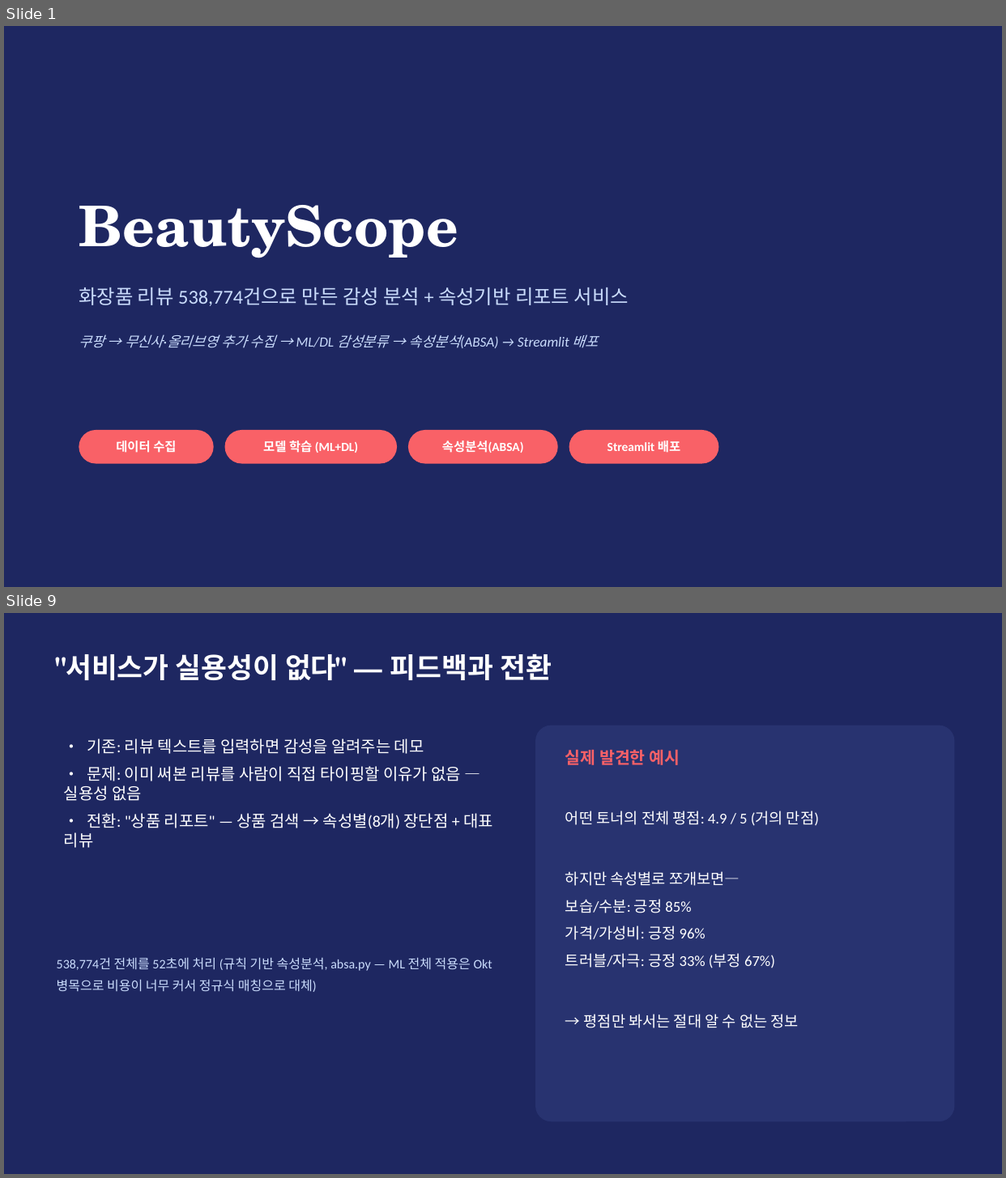
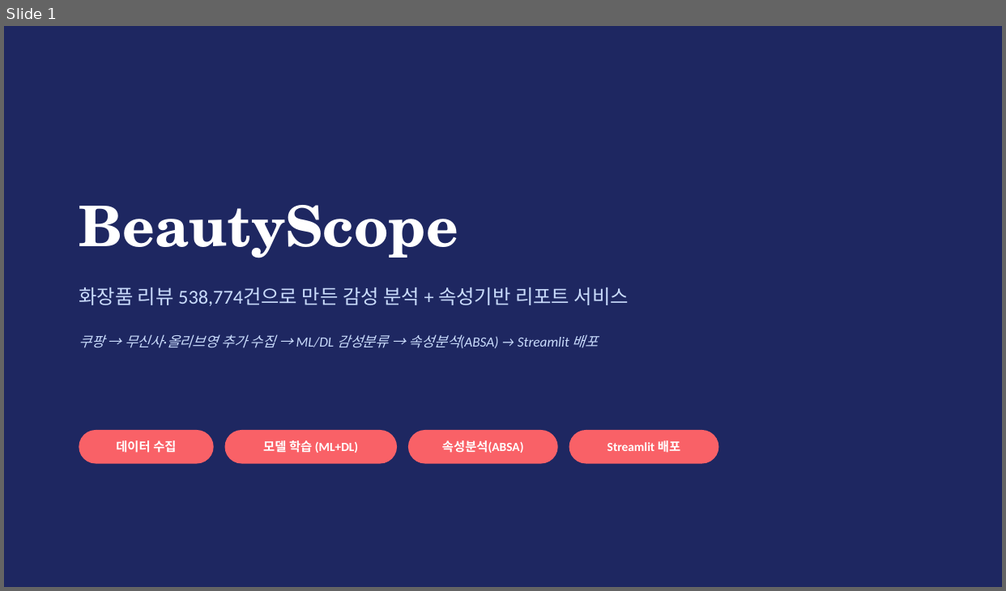
Before and after one commit to dong29482757-beep/shopping-review-crawler, a slide deck: BeautyScope_발표.pptx. Shown one above the other, each under a label of ours: slides 1 and 9 before the commit, slide 1 after it; the slides between them are not shown. The pictures are 1006x1178 and 1006x591 pixels, drawn with LibreOffice and Linux fonts; fonts in the diff are those of the drawing. Boxes give left, top, right and bottom in pixels: in the first picture for what was removed or moved away, otherwise in the second. Text is boxed around its words. In the diff, an @@ line names an element or a change of style, - is before the commit and + after.

```diff
--- a/BeautyScope_발표.pptx
+++ b/BeautyScope_발표.pptx
@@ slide 9 removed at [4,613,1002,1174], background #FFFFFF @@
@@ rectangle removed at [4,613,1002,1174] @@
@@ text removed at [57,653,552,680] @@
-"서비스가 실용성이 없다" — 피드백과 전환
@@ rounded rectangle removed at [535,726,955,1122] @@
@@ text removed at [64,739,493,848] @@
-• 기존: 리뷰 텍스트를 입력하면 감성을 알려주는 데모
-• 문제: 이미 써본 리뷰를 사람이 직접 타이핑할 이유가 없음 — 실용성 없음
-• 전환: "상품 리포트" — 상품 검색 → 속성별(8개) 장단점 + 대표 리뷰
@@ text removed at [565,749,680,765] @@
-실제 발견한 예시
@@ text removed at [565,811,819,1029] @@
-어떤 토너의 전체 평점: 4.9 / 5 (거의 만점)
-하지만 속성별로 쪼개보면—
-보습/수분: 긍정 85%
-가격/가성비: 긍정 96%
-트러블/자극: 긍정 33% (부정 67%)
-→ 평점만 봐서는 절대 알 수 없는 정보
@@ text removed at [57,957,492,992] @@
-538,774건 전체를 52초에 처리 (규칙 기반 속성분석, absa.py — ML 전체 적용은 Okt 병목으로 비용이 너무 커서 정규식 매칭으로 대체)
```
Also in this commit, not shown: 2 slides changed, 3 slides added, 8 other slides removed, 2 other files.
